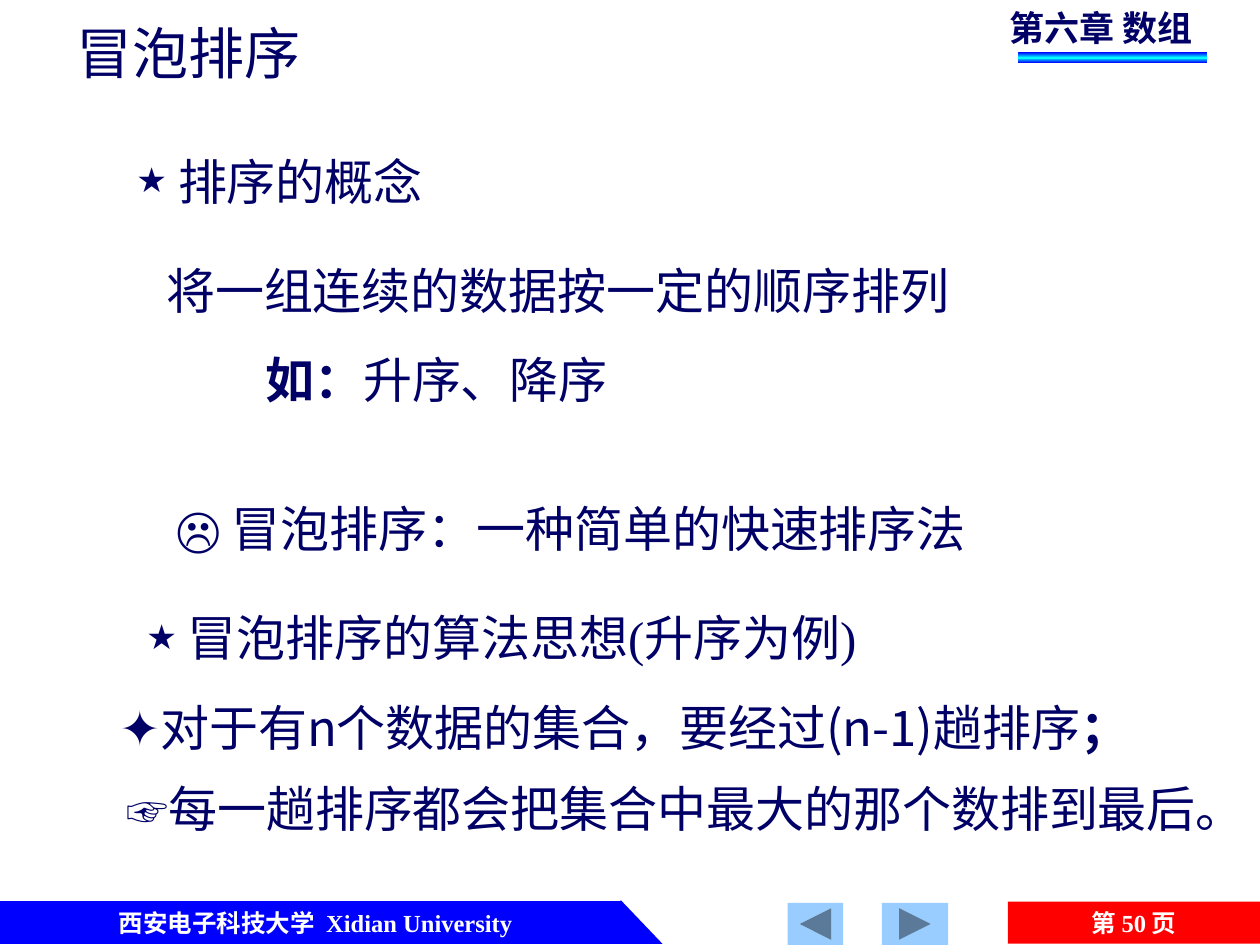
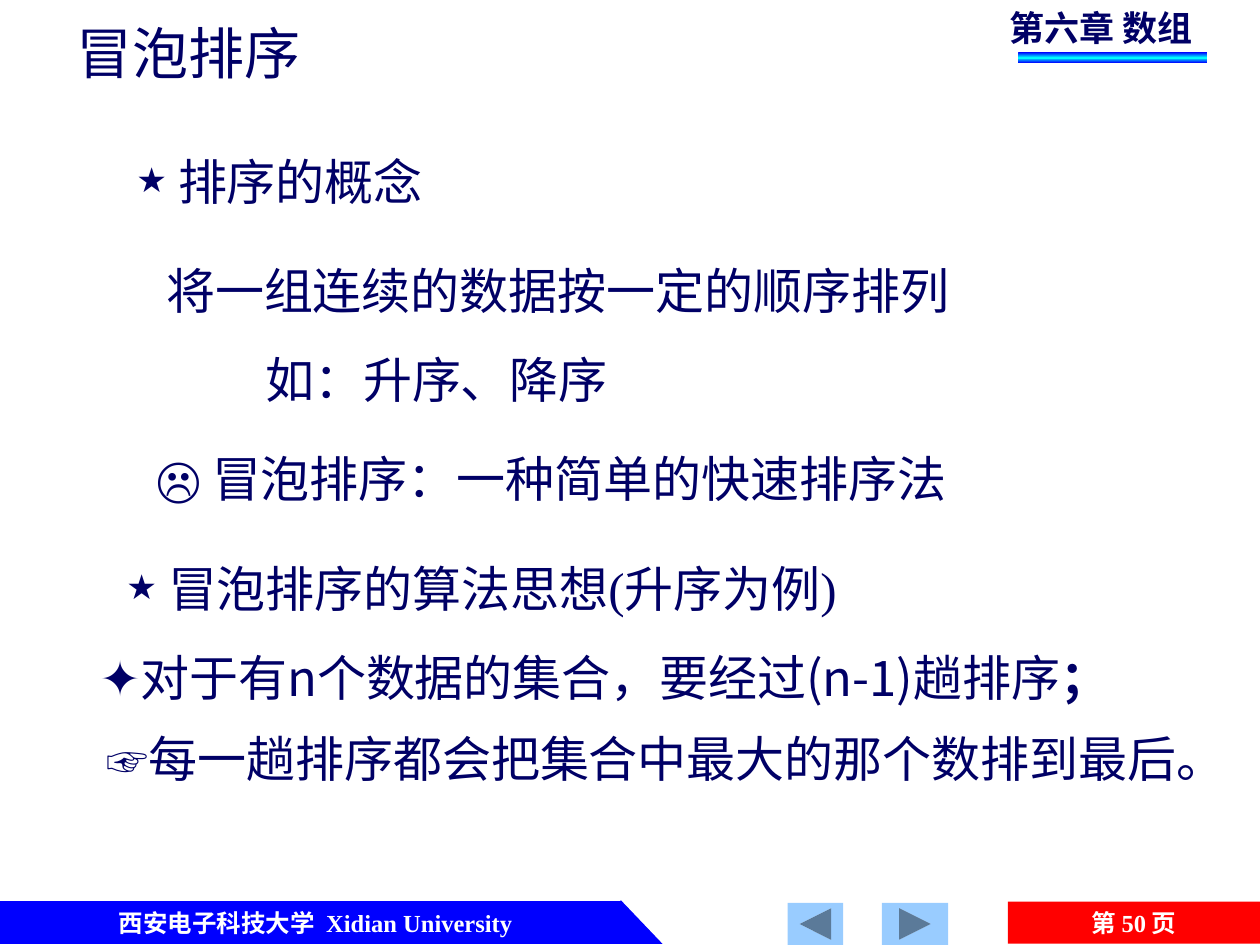
Before and after one commit to jtrfid/C-Repositories, a slide deck: slide 50 of 2016/C语言/课件/第6章 数组.pptx. Drawn at 1260x945 pixels with LibreOffice and Linux fonts; fonts in the diff are those of the drawing. Boxes give left, top, right and bottom in pixels: in the first picture for what was removed or moved away, otherwise in the second. Text is boxed around its words. In the diff, an @@ line names an element or a change of style, - is before the commit and + after.

```diff
--- a/2016/C语言/课件/第6章 数组.pptx
+++ b/2016/C语言/课件/第6章 数组.pptx
@@ text "如：升序、降序" at [265, 356, 608, 402]: bold off in "如：升序、降序" @@
@@ 4 texts: place and size @@
-4 texts at [119, 505, 1245, 831]
+4 texts at [100, 455, 1226, 781]
```
Also in this commit, not shown: 8 other slides changed.
